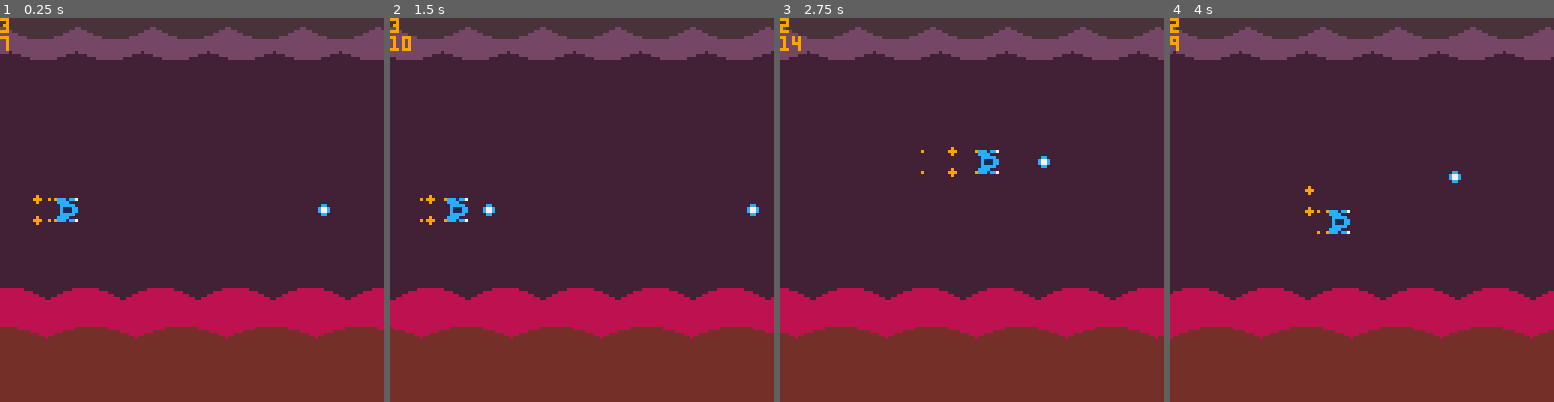
Above: before the commit, frames 1-4 (left to right).
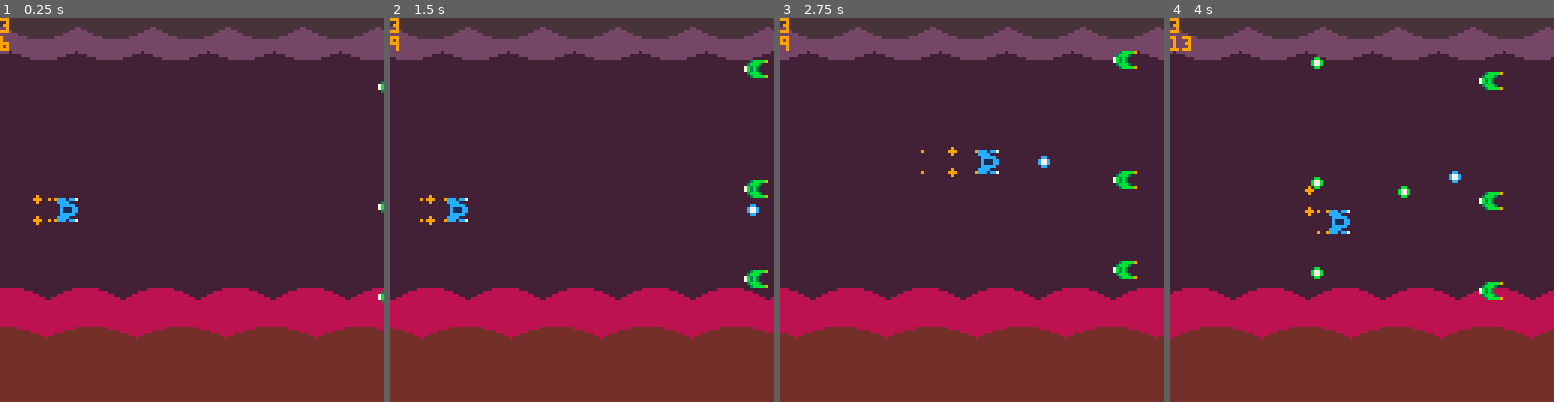
Above: after the commit, the same moments.

Repository: Sarah-Duck/toxic-invaders
Game: PICO-8 cartridge pico-bhell.p8
Same seed, same stepped clock (60 frames per second), same inputs: the game is played once before the commit and once after it.
Inputs:
- Up to frame 1 (0.25 s): no input
- Up to frame 2 (1.5 s): tap O (Z key) at 0.7 s
- Up to frame 3 (2.75 s): hold Right 1.6-2.1 s; hold P2 Left 1.6-2.1 s; tap O (Z key) at 1.7, 2.1, 2.5 s; hold Up 2.15-2.42 s; hold P2 Down 2.15-2.42 s; hold Right from 2.47 s (still down); hold P2 Left from 2.47 s (still down)
- Up to frame 4 (4 s): tap O (Z key) at 2.9, 3.3, 3.7 s; release Right at 3.03 s; release P2 Left at 3.03 s; hold Left 3.08-3.58 s; hold P2 Right 3.08-3.58 s; hold Down 3.63-3.97 s; hold P2 Up 3.63-3.97 s

The runs differ from the first frame. In frame 1, 0.2% of the frame differs, in the area x 0-100%, y 4-75%; in frame 2, 0.8%; in frame 3, 0.7%; in frame 4, 1.0%, in the area x 0-87%, y 1-74%.

Commit message:
basic enemies and other stuff!!!!!!!

Diff:
--- a/bullets.lua
+++ b/bullets.lua
@@ -1,9 +1,10 @@
 bullets = {}
 
-function addbullet(x, y, velx, vely, evil)
+function addbullet(x, y, velx, vely, evil, sprite)
     local bullet = {}
 
     bullet.type = "bullet"
+    bullet.sprite = sprite
     bullet.evil = evil
     bullet.x = x
     bullet.y = y
@@ -11,7 +12,7 @@
     bullet.vely = vely
 
     function bullet.draw(bullet)
-        spr(6, bullet.x, bullet.y)
+        spr(bullet.sprite, bullet.x, bullet.y)
     end
 
     function bullet.collide(object)
@@ -29,8 +30,8 @@
         --collision detection
         if bullet.evil then
             foreach(players, bullet.collide)
-        elseif bullet.good then
-            --foreach(enemies, bullet.collide)
+        elseif bullet.evil == false then
+            foreach(enemies, bullet.collide)
         end
 
         --delete bullet if off screen
@@ -42,5 +43,3 @@
     add(obj, bullet)
     add(bullet, #obj)
 end
-
-addbullet(120, 60, -1, 0, true)
--- a/enemies.lua
+++ b/enemies.lua
@@ -0,0 +1,51 @@
+enemies = {}
+
+function addbasicenemy(x, y, sprite, health)
+    local enemy = {}
+    enemy.x = x
+    enemy.y = y
+    enemy.w = 8
+    enemy.h = 8
+    enemy.inv = -1
+    enemy.sprite = sprite
+    enemy.health = health
+    enemy.shootcooldown = 3
+
+    function enemy.draw(enemy)
+        spr(enemy.sprite, enemy.x, enemy.y, 1,1)
+    end
+
+    function enemy.shot(enemy)
+        --explode
+        for i = 1, 4, 1 do
+            addcircle(enemy.x+rnd(8), enemy.y+rnd(8), -0.5, 0, rnd(8), rnd(1.5)+1, 5)
+        end
+        for i = 1, 4, 1 do
+            addcircle(enemy.x+rnd(8), enemy.y+rnd(8), -0.4, 0, rnd(8), rnd(1)+0.5, 9)
+        end
+        --and reduce health
+        enemy.health -= 1
+        if enemy.health <= 0 then
+            del(enemies, enemy)
+        end
+    end
+
+    function enemy.update()
+        enemy.x -= 0.1
+        enemy.y += sin(time()/5)*0.1
+        enemy.shootcooldown -= 1/60
+        if enemy.shootcooldown < 0 then
+            enemy.shootcooldown = 0.5 + rnd(2)
+            addbullet(enemy.x-3, enemy.y, -1, 0, true, 38)
+        end
+        if enemy.x < -8 then
+            del(enemies, enemy)
+        end
+    end
+
+    add(enemies, enemy)
+end
+
+addbasicenemy(128, 60, 9, 1)
+addbasicenemy(128, 90, 9, 1)
+addbasicenemy(128, 20, 9, 1)
--- a/objects.lua
+++ b/objects.lua
@@ -2,10 +2,12 @@
 
 function updateobjs()
     foreach(players, function(obj) obj:update() end)
+    foreach(enemies, function(obj) obj:update() end)
     foreach(obj, function(obj) obj:update() end)
 end
 
 function drawobjs()
     foreach(obj, function(obj) obj:draw() end)
+    foreach(enemies, function(obj) obj:draw() end)
     foreach(players, function(obj) obj:draw() end)
 end
--- a/players.lua
+++ b/players.lua
@@ -1,7 +1,7 @@
 playercount = -1
 players = {}
 
-function addplayer()
+function addplayer(sprite, bulletsprite)
     playercount += 1
     local player = {}
     player.health = 3
@@ -9,6 +9,8 @@
     player.y = 60
     player.w = 8
     player.h = 8
+    player.sprite = sprite
+    player.bulletsprite = bulletsprite
     player.ymov = 0
     player.inv = -1
     player.id = playercount
@@ -20,11 +22,11 @@
         print(player.health)
         if player.inv < 0 or ceil(player.inv*10%2) == 1 then
             if (player.ymov == 0) then
-                spr(2, player.x, player.y)
+                spr(player.sprite, player.x, player.y)
             elseif (player.ymov == 1) then
-                spr(3, player.x, player.y)
+                spr(player.sprite+1, player.x, player.y)
             elseif (player.ymov == -1) then
-                spr(3, player.x, player.y, 1, 1, false, true)
+                spr(player.sprite+1, player.x, player.y, 1, 1, false, true)
             end
         end
     end
@@ -64,6 +66,9 @@
         if player.particlecooldown < 0 then
             addcircle(player.x-1, player.y, -0.5, 0, 1.5, 0.5, 9)
             addcircle(player.x-1, player.y+7, -0.5, 0, 1.5, 0.5, 9)
+            if (player.health == 1) then
+                addcircle(player.x+rnd(8), player.y+rnd(8), -0.5, -0.2, rnd(8), rnd(1.5)+1, 5)
+            end
             player.particlecooldown = 0.1
         end
 
@@ -74,7 +79,7 @@
             --for i = 1, 4, 1 do
                 --addcircle(player.x+3, player.y+4, rnd(1)+0.5, rnd(1)-0.5, 1.5, rnd(0.4), 12)
             --end
-            addbullet(player.x+3, player.y, 2, 0, false)
+            addbullet(player.x+3, player.y, 2, 0, false, player.bulletsprite)
             player.shootcooldown = 0.1
         end
     end
@@ -82,4 +87,4 @@
     add(players, player)
 end
 
-addplayer()
+addplayer(2, 6)
--- a/update.lua
+++ b/update.lua
@@ -1 +1,4 @@
 updateobjs()
+if btn(4, 1) and playercount == 0 then
+    addplayer(18, 22)
+end
